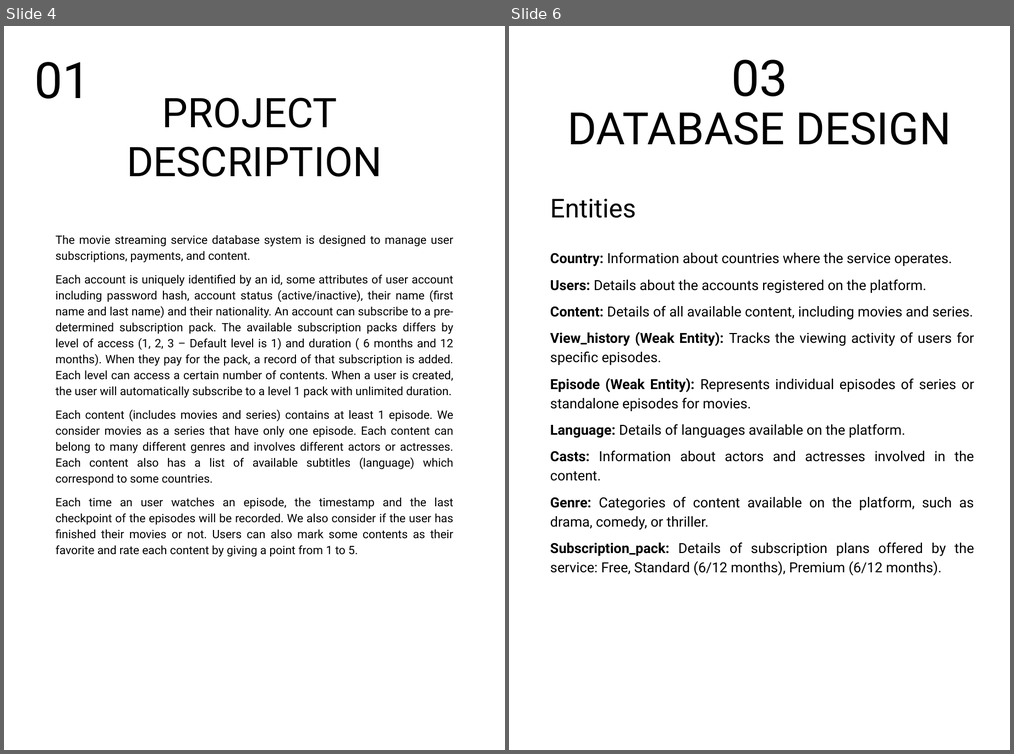
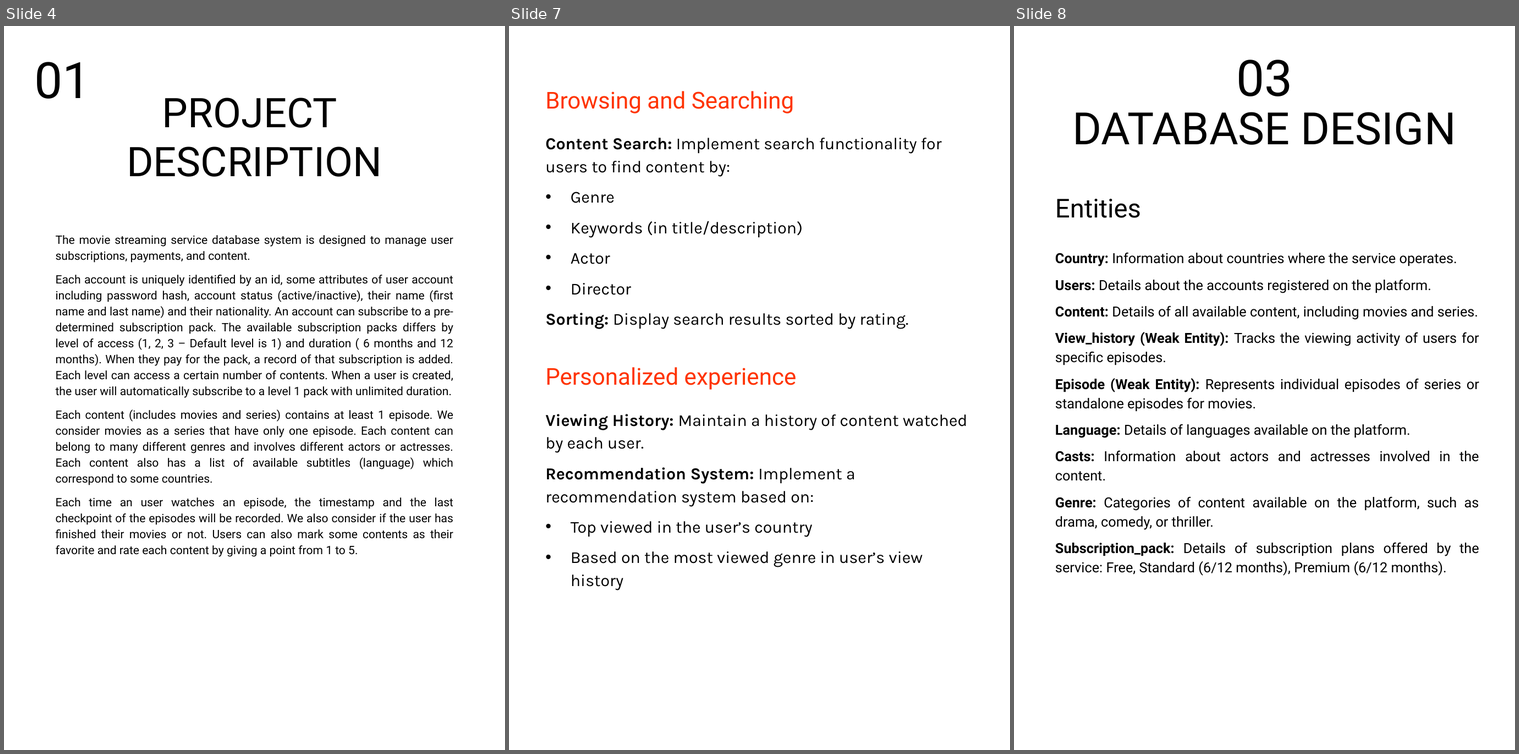
Before and after one commit to mtrung12/Movie_streaming_db, a slide deck: movie_stream_report.pptx. Shown side by side, each under a label of ours: slides 4 and 6 before the commit, slides 4, 7 and 8 after it; the slides between them are not shown. The pictures are 1014x754 and 1519x754 pixels, drawn with LibreOffice and Linux fonts; fonts in the diff are those of the drawing. Boxes give left, top, right and bottom in pixels: in the first picture for what was removed or moved away, otherwise in the second. Text is boxed around its words. In the diff, an @@ line names an element or a change of style, - is before the commit and + after.

```diff
--- a/movie_stream_report.pptx
+++ b/movie_stream_report.pptx
@@ slide 7 added at bbox=[509, 26, 1010, 750], background #FFFFFF @@
@@ text added at bbox=[545, 91, 794, 113], 25 pt, text #FF3300 @@
+Browsing and Searching
@@ text added at bbox=[545, 138, 942, 329], 18 pt, text #000000 @@
+Content Search: Implement search functionality for users to find content by:
+• Genre
+• Keywords (in title/description)
+• Actor
+• Director
+Sorting: Display search results sorted by rating.
@@ text added at bbox=[545, 367, 797, 390], 25 pt, text #FF3300 @@
+Personalized experience
@@ text added at bbox=[545, 414, 968, 567], 18 pt, text #000000 @@
+Viewing History: Maintain a history of content watched by each user.
+Recommendation System: Implement a recommendation system based on:
+• Top viewed in the user’s country
+• Based on the most viewed genre in user’s view history
@@ what was slide 6 is now slide 8 @@
```
Also in this commit, not shown: 2 slides changed, 11 other slides added, 5 slides removed.
